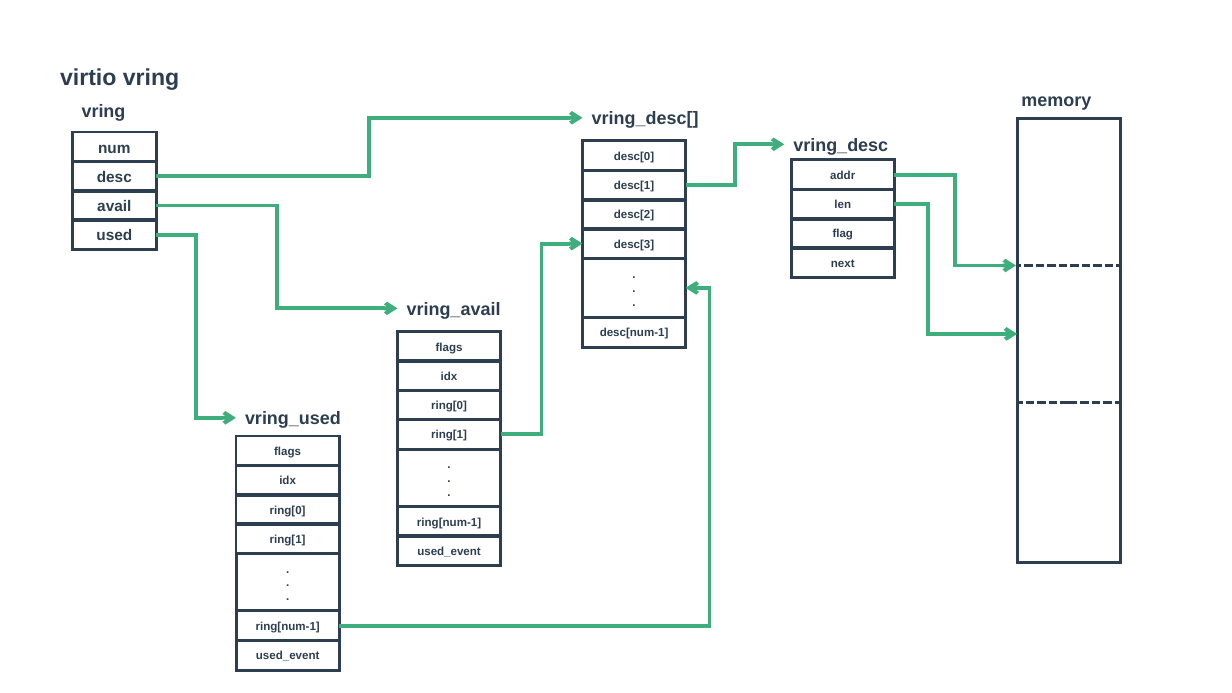
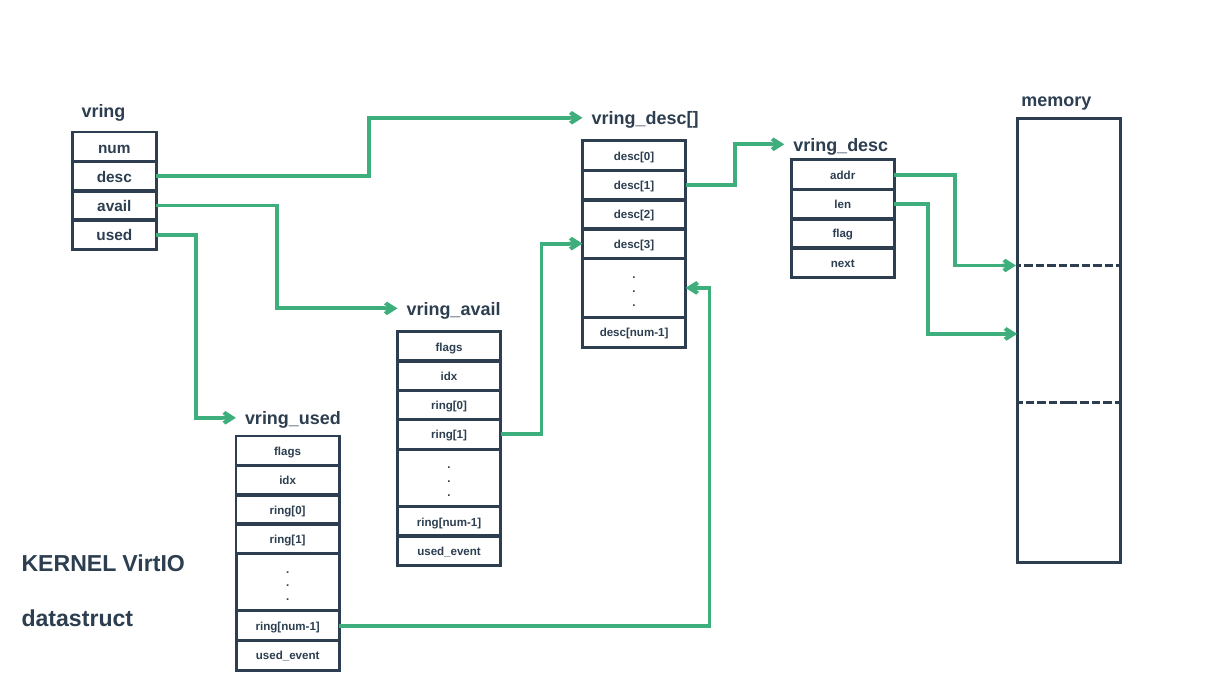
Before and after one commit to zaiqiang-dong/zaiqiang, a slide deck: slide 13 of picture/qemu/qemu.pptx (slide 10 before the commit). Drawn at 1232x693 pixels with LibreOffice and Linux fonts; fonts in the diff are those of the drawing. Boxes give left, top, right and bottom in pixels: in the first picture for what was removed or moved away, otherwise in the second. Text is boxed around its words. In the diff, an @@ line names an element or a change of style, - is before the commit and + after.

```diff
--- a/picture/qemu/qemu.pptx
+++ b/picture/qemu/qemu.pptx
@@ text removed at [60, 68, 179, 90] @@
-virtio vring
@@ text added at [22, 554, 184, 627], 18 pt, text #2C3E50, bold @@
+KERNEL VirtIO
+datastruct
```
Also in this commit, not shown: 2 other slides changed, 8 slides added, 1 slide removed, 2 other files.
